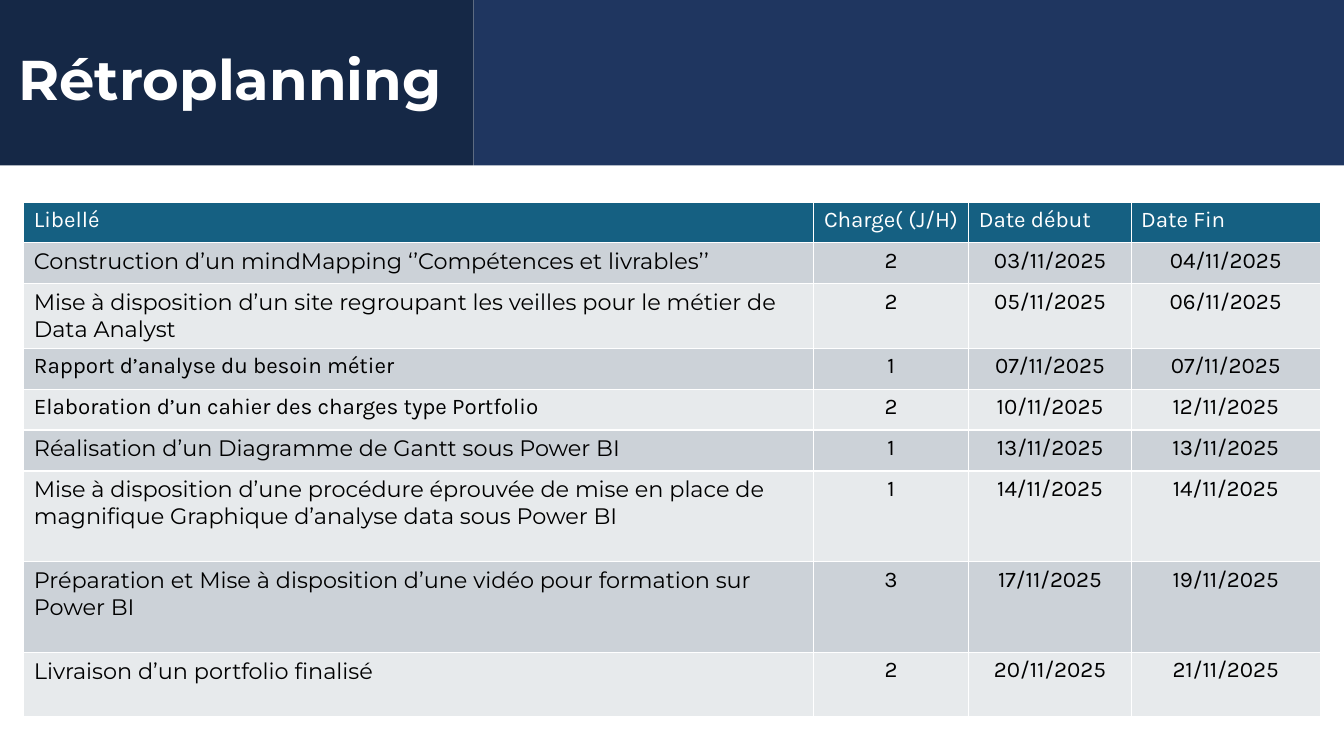
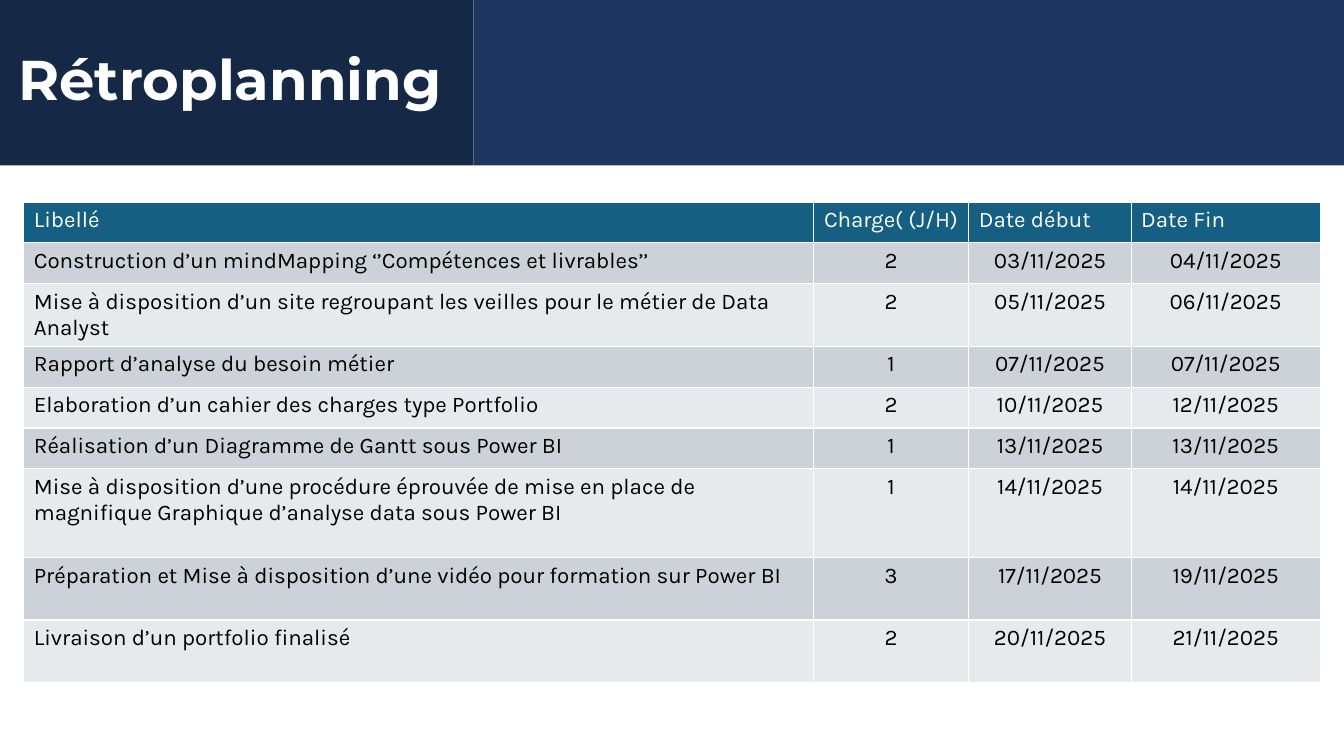
Before and after one commit to Rom1du62/rom1du62.github.io, a slide deck: slide 11 of Realisation_portfolio/Cahier des charges.pptx. Drawn at 1344x756 pixels with LibreOffice and Linux fonts; fonts in the diff are those of the drawing; background and template pictures are left out. Boxes give left, top, right and bottom in pixels: in the first picture for what was removed or moved away, otherwise in the second. Text is boxed around its words. In the diff, an @@ line names an element or a change of style, - is before the commit and + after.

Commit message:
Mise à jour des docs en PDF

```diff
--- a/Realisation_portfolio/Cahier des charges.pptx
+++ b/Realisation_portfolio/Cahier des charges.pptx
@@ table at (x1=24, y1=202, x2=1321, y2=665) @@
@@ font Montserrat to Karla in "Construction d’un mindMapping ‘’Compétences et livrables’’", "Mise à disposition d’un site regroupant les ...", "Réalisation d’un Diagramme de Gantt sous Power ...", "Mise à disposition d’une procédure éprouvée de ..." and 2 more places @@
```
Also in this commit, not shown: 3 other slides changed, 6 other files.
